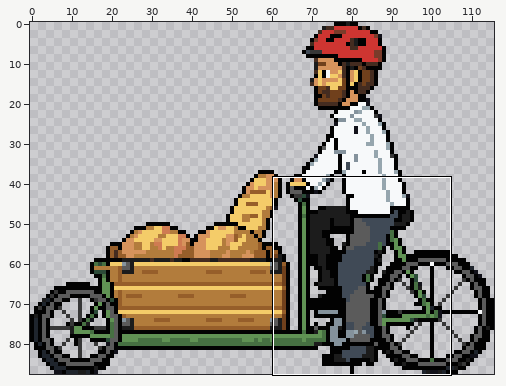
A pixel-art file gets an edit: art/source/dt_cargo_bike/cargo_bike_pedal.aseprite. The picture above shows the old version from afar; the outline marks the close-up.
Close-up. As it was:
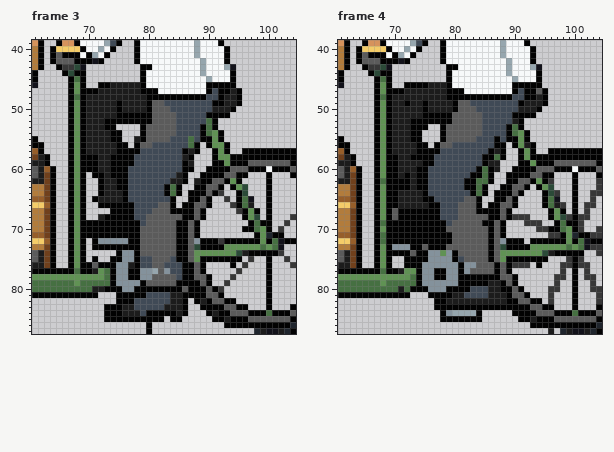
116x88 pixels, 8 frames. Shown: frame 3: x 61..104, y 39..87; frame 4: x 61..104, y 39..87. The commit also changed other frames or places, which this record leaves out.
And afterwards:
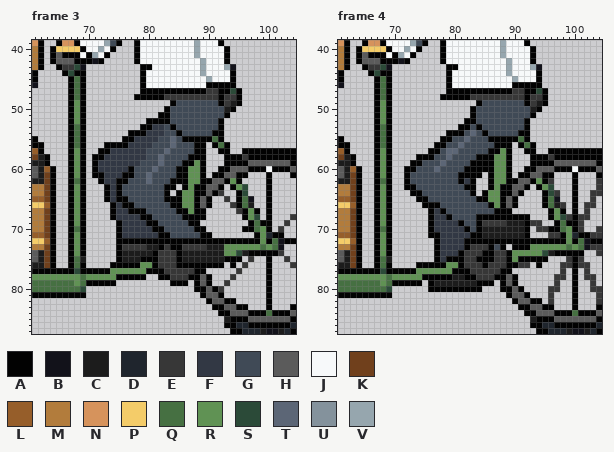
Palette (. is transparent): A #020202  B #12121a  C #1c1c1c  D #1f252d  E #373737  F #323844  G #404a56  H #5b5b5b  J #f7f9fa  K #70401c  L #965e2a  M #b27c3c  N #d6935c  P #f4cc69  Q #467042  R #609254  S #2b4a38  T #5c6676  U #84929c  V #96a6ae
From old to new:
Changed rows in their new state; - is an unchanged pixel.
Frame 3:
first column x 68:
46 Q---.......-------------------
47 Q-.........---AAAAAAAAEE--S---
48 --........AA---EEEEEEEEE-EE---
49 --..............A------G-E----
50 --.............A-------GG-----
51 --............AAG-----GGG-----
52 --..........-AAAG-----GGA-----
53 Q-.....-----AFFGA----GGGA-----
54 Q-......-AA-FFFGGA---GGA------
55 Q-......AAFFFFGGT-AAA--Q------
56 Q-...AA--FFFF---T--G-A.AQ-----
57 --..AAFFFFFF---T--GG-A-.A-----
58 --.-AFFFFFFF--T---G-AA-..A--E-
59 --.-FFFFFFF---T----ARA-..A----
60 --.-FFFFFA---T---A-RRA..------
61 -----FFF-A--T----A-RR-.-------
62 Q----FF-----T---AA-RR---------
63 ----.AF-G-------A.AR----------
64 ----.AFAG-------.-RR----------
65 ---..AFA-------A-ARR----------
66 ----..-F------GG-ARRA---------
67 -------FF-AA-GGGG--RA---------
68 ----..-FFFFAAGGGGG--A---------
69 --.....-FFFFAAGGGGGA----------
70 Q-.....-FFFFFAAGGGGG-A--------
71 --.....-FFFFFFAAGGGGGAA-------
72 ---....AA--AAAAAA--AA---A-----
73 ---....-EEEECCAEA-EEEECCC-----
74 --------CCCCCAEEE-CCCCCCC-----
75 QC-.--.-CCCAAAEEE-CCCCCCC-----
76 Q-....-AAA-RRAEEEA--A-AAA-----
77 S--AAARRRRRRAAAEEEEEA---------
78 -Q---RRAA--A..AAEEE-A---------
79 --AAAA-.........A--.----------
80 -S..................----------
81 --..---..............---------
82 -------............-..--------
83 -----..............--..-------
84 -----..............---..------
85 -----..........-..-----..-----
86 ------------.--------------DD-
87 ------------.-------------AADD
Frame 4:
first column x 68:
46 Q---.......-------------------
47 Q-.........---AAAAAAAAEE--S---
48 --........A----EEEEEEEEE-EE---
49 --..............A------GAE----
50 --.............A-------GG-----
51 --.............AG-----GGG-----
52 --............AAG-----GGA-----
53 Q-......--...AAGA----GGGA-----
54 Q-.....---.AAAGTGA---GGA------
55 Q-.....----AGGTG--A-A--Q------
56 Q-......--AG-T-------A.AQ-----
57 --......---TT------ARA-.A-----
58 --....-----T----A--RRA-..---E-
59 --...AAGG-T----AA-ARRA-..A----
60 --..AAGG-T----AA-A-RRA..------
61 --..-GGG-----AA--.-RR-.-------
62 --..-GGG-----AF-..-RR---------
63 --..-AGG--------..AR----------
64 --...AAG--------.-RR----------
65 --....A-G-----GG-ARR----------
66 --.....A-----GGGGG-RA---------
67 --......-FA--GGGGGG-A---------
68 --......-FFA-GGGAA--A-AAA-----
69 R-......-FFFFAGGAEEEECCCA-----
70 Q-......-FFFFFAGACCCCCCCA-----
71 R-......--FFFFFAACCCCCCCA-----
72 R-.......-FFFFAAAA-AA---A-----
73 --.......-FFFFAEEE-GA.--------
74 --.......AFFFAEEEA-EEA--------
75 QC--.....AFA-AEEAA-EE-R-------
76 Q---..-AAAARR-EEEAEEE-A-------
77 S--AAARRRRRRA-AEEEEEA---------
78 -Q---RRAA--ACC--EEE-A---------
79 --AAAA-.ACCCCCCC--A.----------
80 -S......AAA----AA...----------
81 --...---.............---------
82 ---------.............--------
83 ---------..............-------
84 ----------.......-----..------
85 ----------.......------..-----
86 ---------------------------DD-
87 --------------------------AADD
